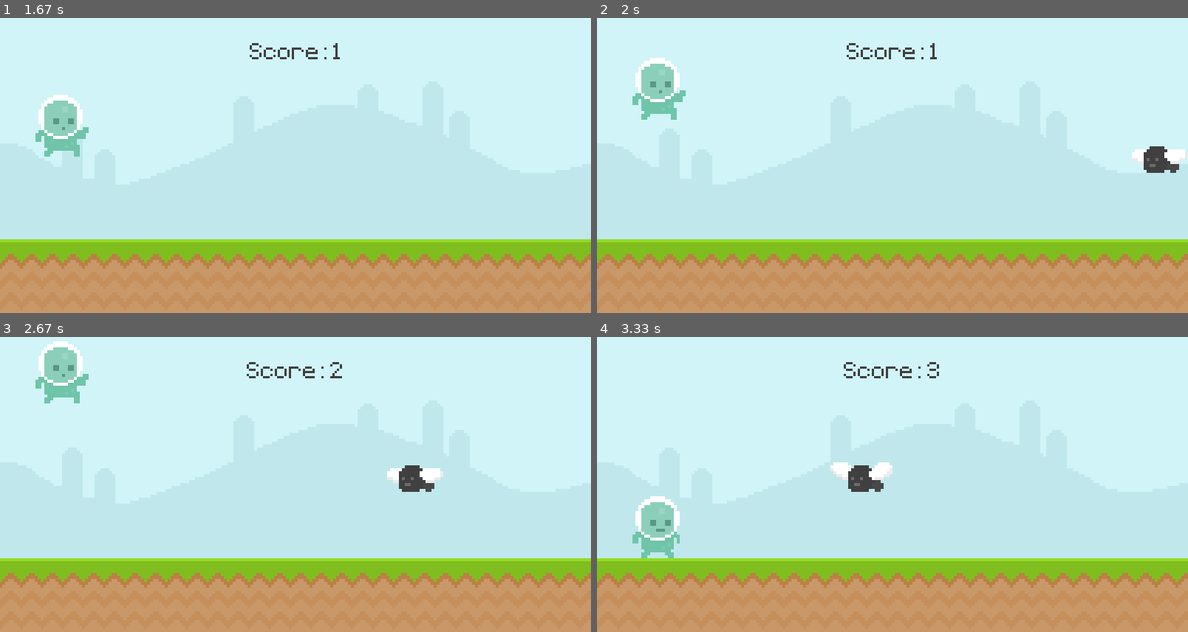
Above: before the commit, frames 1-4 (two rows, left to right).
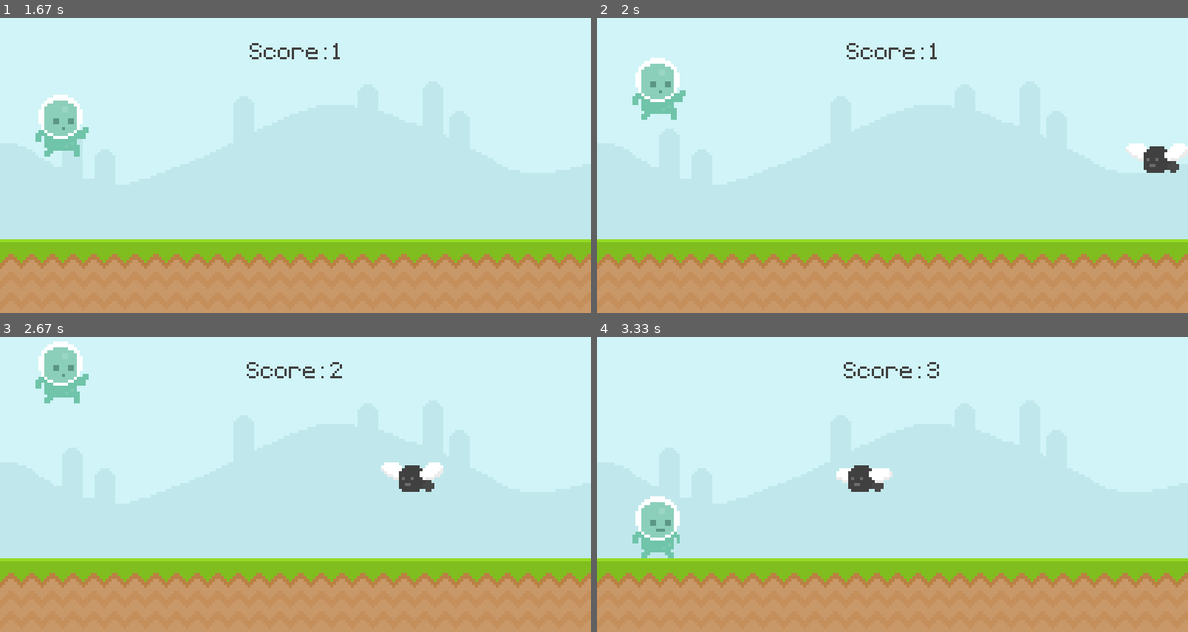
Above: after the commit, the same moments.

Repository: Nicolasult/FirstPygame
Game: pygame game, started from main.py
The game is run twice, just before and just after one commit, with the same random seed, the same clock (stepped at 60 frames per second) and the same inputs.
Inputs (mouse positions are in pixels of both pictures, inside the frame that each line leads up to):
- Up to frame 1 (1.67 s): tap Space at 0.33 s; click (59, 206) at 0.72 s; click (59, 206) at 1.55 s
- Up to frame 2 (2 s): no input
- Up to frame 3 (2.67 s): tap Space at 2.33 s
- Up to frame 4 (3.33 s): click (874, 434) at 2.72 s

Frame 1 is identical in both runs. In frame 2, 0.2% of the frame differs, in the area x 89-100%, y 42-50%; in frame 3, 0.2%; in frame 4, 0.2%.

Commit message:
Fix fly enemy speed

Diff:
--- a/main.py
+++ b/main.py
@@ -105,7 +105,7 @@
 pygame.time.set_timer(snail_animation_timer, 500)
 
 fly_animation_timer = pygame.USEREVENT + 3
-pygame.time.set_timer(fly_animation_timer, 300)
+pygame.time.set_timer(fly_animation_timer, 200)
 
 while True:
     for event in pygame.event.get():
@@ -140,7 +140,6 @@
                 if fly_frame_index == 0: fly_frame_index = 1
                 else: fly_frame_index = 0
                 fly_surf = fly_frames[fly_frame_index]
-
 
     if game_active:
         screen.blit(sky_surface, (0, 0))
